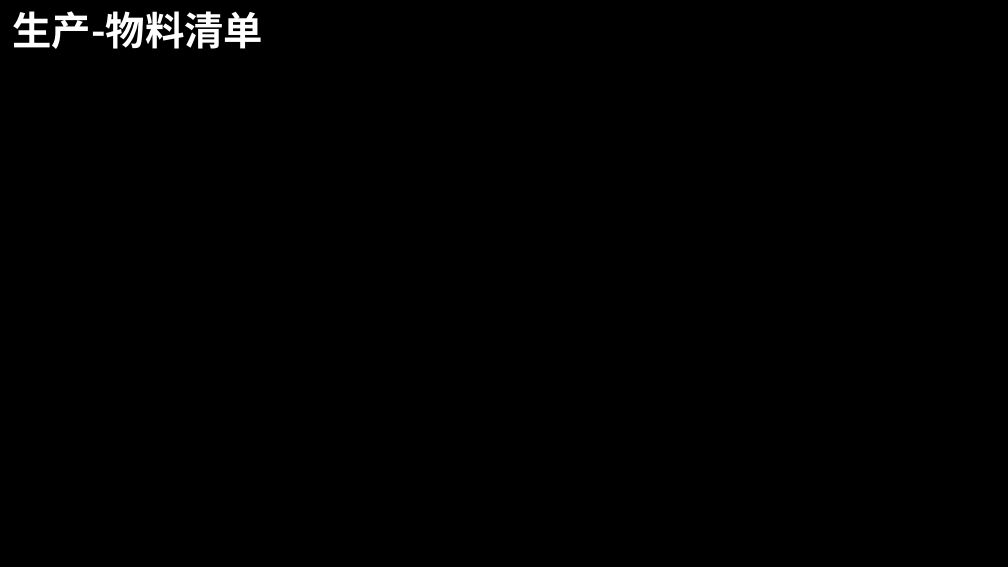
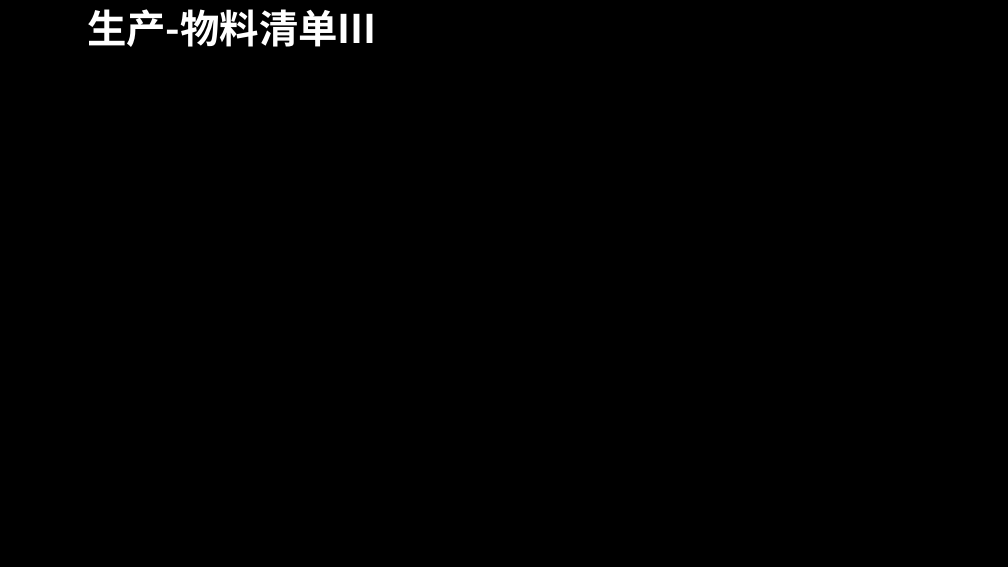
Before and after one commit to dislin/MyProject, a slide deck: slide 33 of Sinopec/Document/你的ERP.pptx (slide 30 before the commit). Drawn at 1008x567 pixels with LibreOffice and Linux fonts; fonts in the diff are those of the drawing; background and template pictures are left out. Boxes give left, top, right and bottom in pixels: in the first picture for what was removed or moved away, otherwise in the second. Text is boxed around its words. In the diff, an @@ line names an element or a change of style, - is before the commit and + after.

Commit message:
added more

```diff
--- a/Sinopec/Document/你的ERP.pptx
+++ b/Sinopec/Document/你的ERP.pptx
@@ title at (87,9,376,47): text changed @@
-生产-物料清单
+生产-物料清单III
```
Also in this commit, not shown: 13 other slides changed, 6 slides added.
